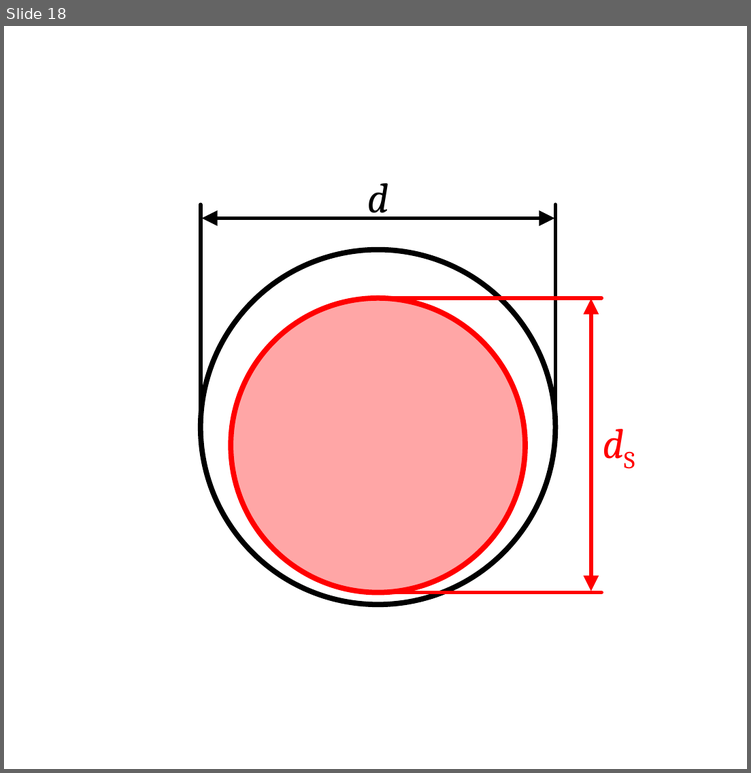
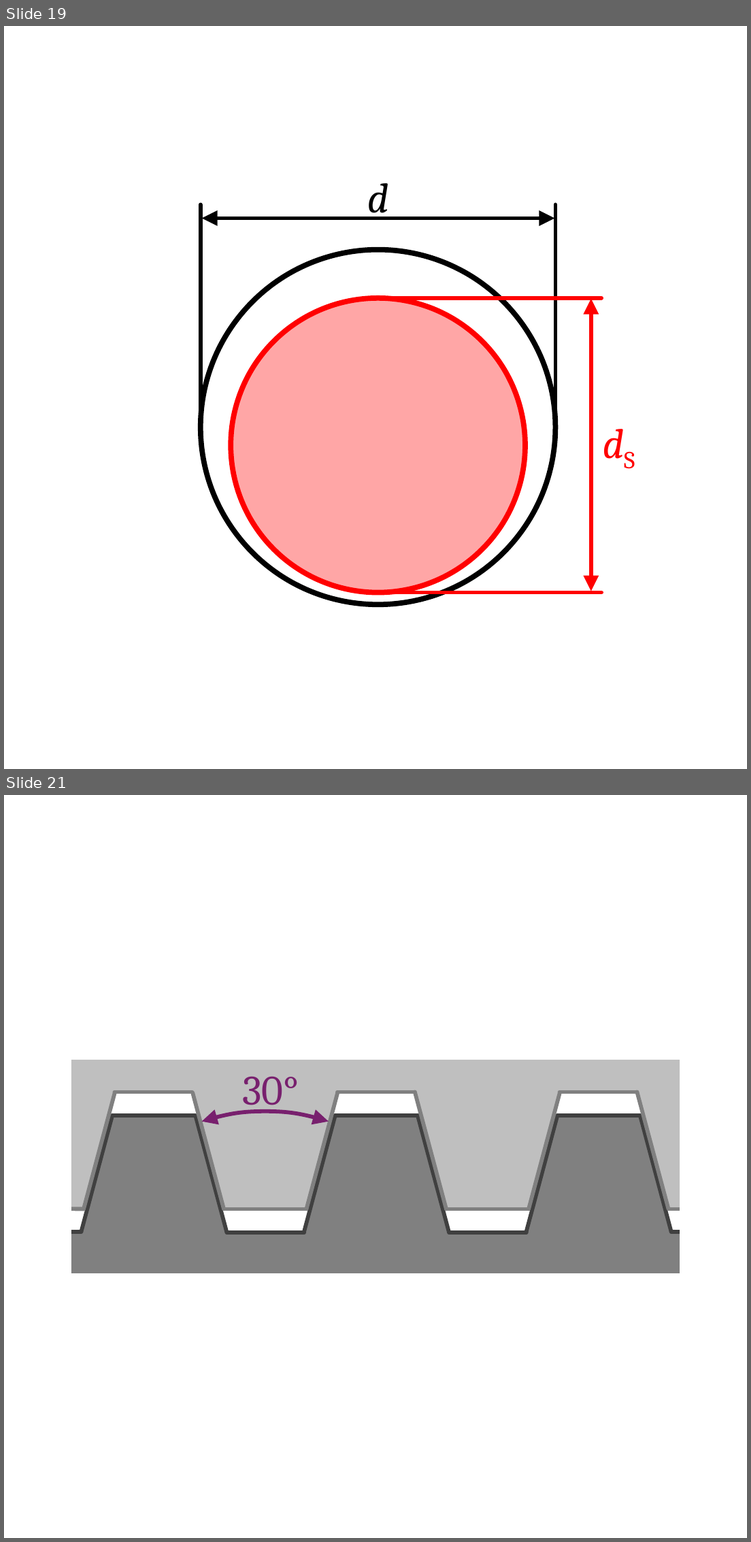
Before and after one commit to m4zeRobot/Project-FoSa, a slide deck: LaTeX B.Sc. LRT/Konstruktionslehre 1&2/images/KE-Images.pptx. Shown one above the other, each under a label of ours: slide 18 before the commit, slides 19 and 21 after it; the slides between them are not shown. The pictures are 751x773 and 751x1542 pixels, drawn with LibreOffice and Linux fonts; fonts in the diff are those of the drawing. Boxes give left, top, right and bottom in pixels: in the first picture for what was removed or moved away, otherwise in the second. Text is boxed around its words. In the diff, an @@ line names an element or a change of style, - is before the commit and + after.

```diff
--- a/LaTeX B.Sc. LRT/Konstruktionslehre 1&2/images/KE-Images.pptx
+++ b/LaTeX B.Sc. LRT/Konstruktionslehre 1&2/images/KE-Images.pptx
@@ slide 21 added at (4, 795, 747, 1538), background #FFFFFF @@
@@ freeform shape added at (65, 1053, 686, 1208), fill #BFBFBF @@
@@ rectangle added at (65, 1053, 685, 1279), outline #FFFFFF 5 pt @@
@@ text added at (242, 1076, 298, 1114), 16 pt, text #78206E @@
+30°
@@ line added from (83, 1208) to (116, 1093), #808080 1.5 pt @@
@@ line added from (116, 1091) to (192, 1091), #808080 1.5 pt @@
@@ line added from (223, 1208) to (192, 1093), #808080 1.5 pt @@
@@ line added from (305, 1208) to (338, 1093), #808080 1.5 pt @@
@@ line added from (338, 1091) to (415, 1091), #808080 1.5 pt @@
@@ line added from (445, 1208) to (415, 1091), #808080 1.5 pt @@
@@ line added from (528, 1208) to (560, 1093), #808080 1.5 pt @@
@@ line added from (558, 1091) to (635, 1091), #808080 1.5 pt @@
@@ line added from (668, 1208) to (635, 1091), #808080 1.5 pt @@
@@ arc (boxed as its full ellipse) added at (62, 1112, 468, 1517), outline #78206E 1.5 pt @@
@@ line added from (65, 1208) to (83, 1208), #808080 1.5 pt @@
@@ line added from (223, 1208) to (305, 1208), #808080 1.5 pt @@
@@ line added from (445, 1208) to (528, 1208), #808080 1.5 pt @@
@@ line added from (668, 1208) to (686, 1208), #808080 1.5 pt @@
@@ group added at (65, 1115, 686, 1279): 13 lines, 1 freeform shape @@
@@ what was slide 18 is now slide 19 @@
```
Also in this commit, not shown: 1 slide changed, 3 other slides added, 1 slide removed, 5 other files.
